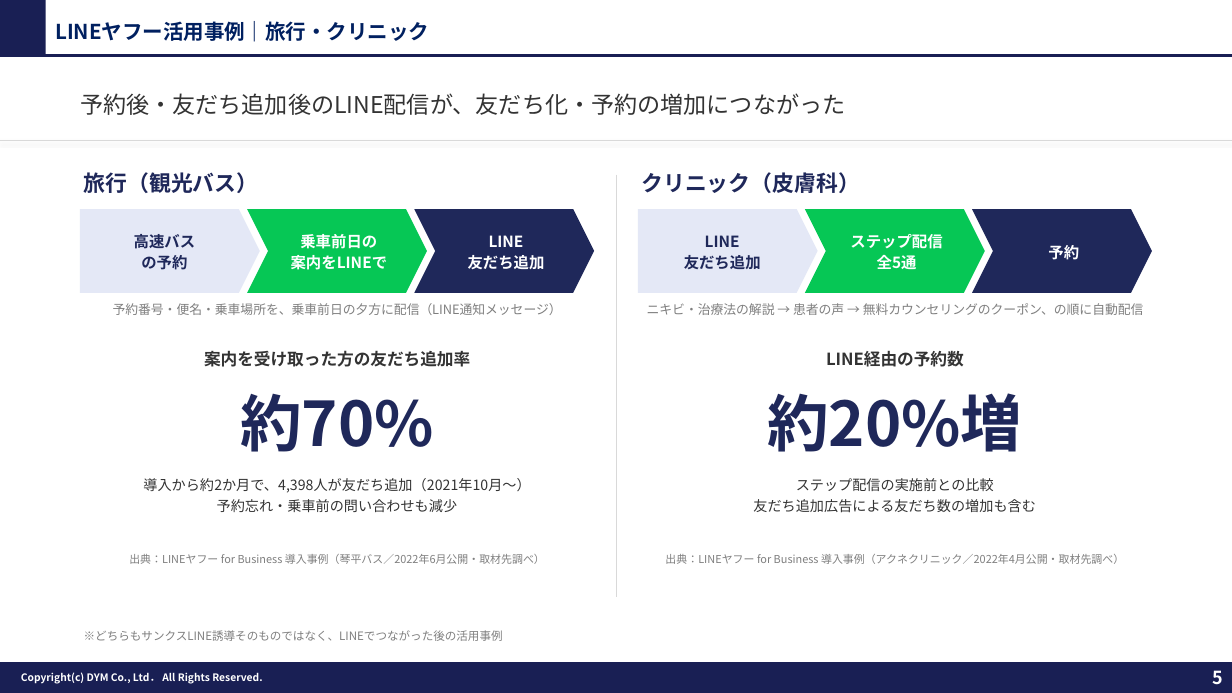
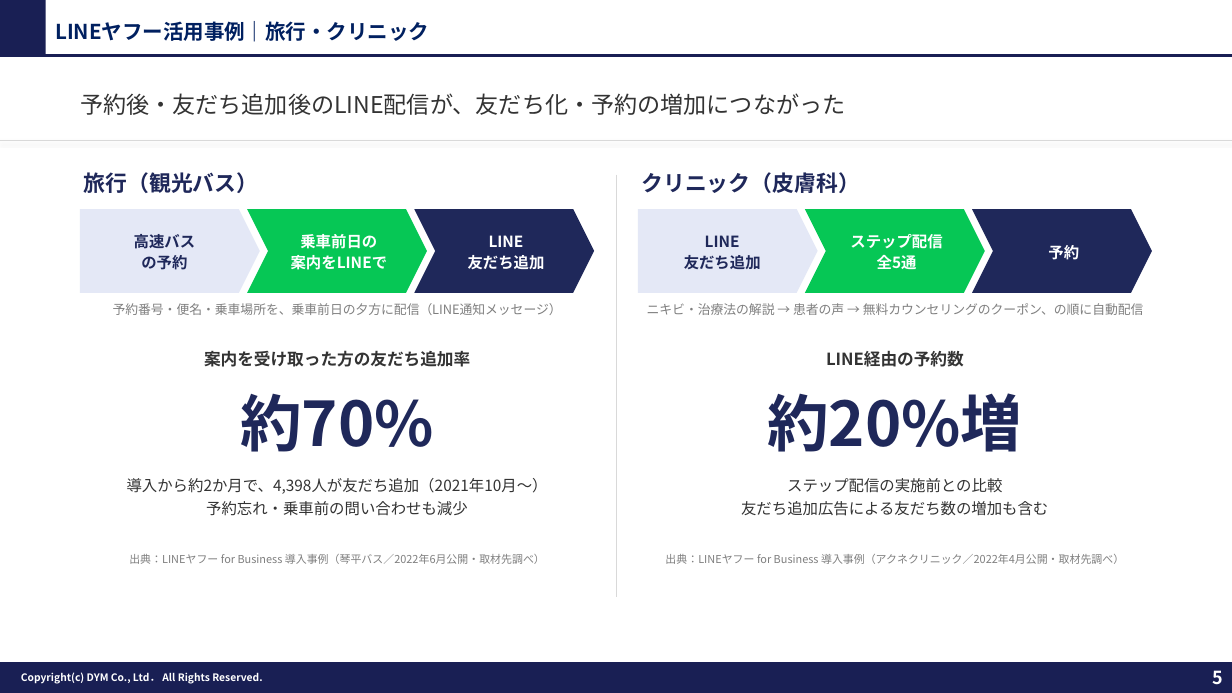
Before and after one commit to tonomura-r-dev/folder, a slide deck: slide 5 of 20261006_サンクスLINE誘導のご提案_業界別ver1.2.pptx. Drawn at 1232x693 pixels with LibreOffice and Linux fonts; fonts in the diff are those of the drawing; background and template pictures are left out. Boxes give left, top, right and bottom in pixels: in the first picture for what was removed or moved away, otherwise in the second. Text is boxed around its words. In the diff, an @@ line names an element or a change of style, - is before the commit and + after.

```diff
--- a/20261006_サンクスLINE誘導のご提案_業界別ver1.2.pptx
+++ b/20261006_サンクスLINE誘導のご提案_業界別ver1.2.pptx
@@ text "導入から約2か月で、4,398人が友だち追加（2021年10月〜）" at box(127, 478, 548, 516): size 11 to 12 pt @@
@@ text "ステップ配信の実施前との比較" at box(741, 478, 1048, 516): size 11 to 12 pt @@
@@ text removed at box(84, 630, 503, 641) @@
-※どちらもサンクスLINE誘導そのものではなく、LINEでつながった後の活用事例
```
Also in this commit, not shown: 3 other slides changed, 4 other files.
